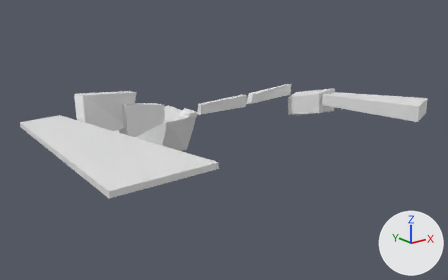
Two versions of the Blender file Assets/Models/map.blend, one commit apart.
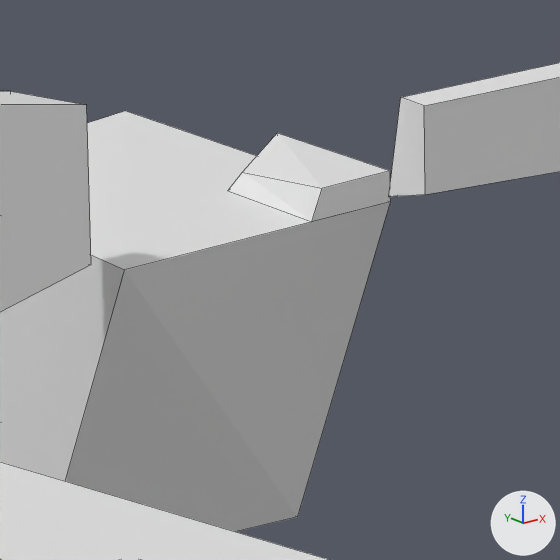
There are two pictures of each version: one whole from a 50 mm camera at (-57.3, -105.8, 36.6) aimed at (6.2, -26.3, 4.8), one close up on the part from 35% to 48% of the width and 33% to 55% of the height. Lighting does not change. The marker at lower right points along +X, +Y and +Z. The close-ups show mesh edges as thin lines.
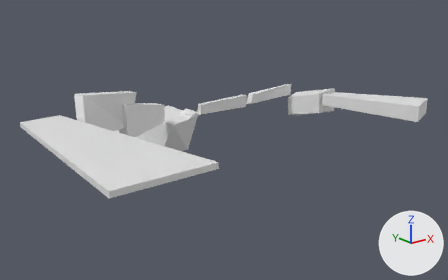
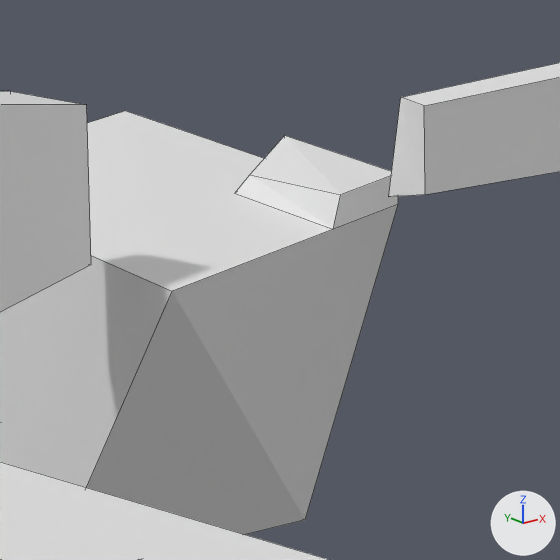
Location of each change, (x1, y1, x2, y2) in pixels of the close-ups (560 x 560 px):
'Cube', reshaped
    before: (0, 111, 390, 532)
    after: (0, 111, 398, 534)
'Cube.005', reshaped
    before: (228, 133, 391, 222)
    after: (235, 136, 398, 229)

The change in detail:
me_cube_002 has 8 vertices, 6 faces and spans x -0.31..6.5, y -1.53..11.96, z -1.0..6.35.
me_cube_002 is used by ob_cube; location (6.52, -6.74, 1.0); rotation (0.0, 0.0, 3.142), in degrees (0, 0, 180).
Before the commit, vertices of me_cube_002: 2 (-0.31, 7.75, -1.0) at pixel (297, 516), 3 (-0.31, 11.09, 6.35) at pixel (390, 201), 6 (5.97, 7.75, -1.0).
Part 1, on me_cube_002:
Vertices 2, 3, 6 of me_cube_002 move by (0.0, 0.25, 0.0).
Vertex 7 of me_cube_002 moves from (6.5, 11.96, 6.35) at pixel (124, 269) to (6.61, 13.7, 6.35) at pixel (172, 291).
me_cube_006 has 8 vertices, 6 faces and spans x -0.31..1.77, y -4.61..-0.54, z -1.74..-1.12.
me_cube_006 is used by ob_cube_005; location (6.52, -18.64, 9.09); rotation (0.0, 0.0, 3.142), in degrees (0, 0, 180).
Before the commit, vertices of me_cube_006: 0 (-0.31, -4.61, -1.74), 1 (-0.31, -4.61, -1.12) at pixel (277, 132), 2 (-0.31, -0.8, -1.74) at pixel (390, 201), 3 (-0.31, -0.8, -1.12) at pixel (390, 170), 4 (1.71, -3.46, -1.74) at pixel (227, 190).
Before the commit, vertices of me_cube_006: 5 (1.39, -3.41, -1.41) at pixel (242, 172).
Part 2, on me_cube_006:
Vertices 0 to 5 of me_cube_006 move by (0.0, 0.25, 0.0).
Vertex 6 of me_cube_006 moves from (1.77, -0.54, -1.74) at pixel (311, 221) to (1.77, 0.15, -1.74) at pixel (333, 229).
Vertex 7 of me_cube_006 moves from (1.51, -0.54, -1.12) at pixel (322, 188) to (1.51, 0.07, -1.12) at pixel (340, 194).
